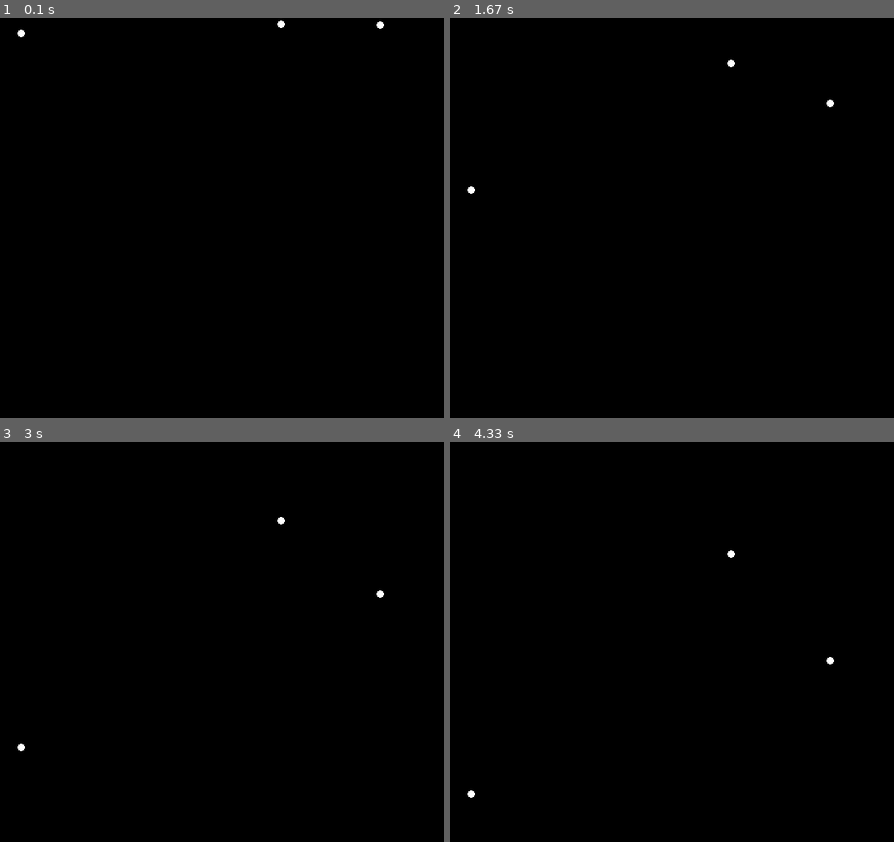
Above: before the commit, frames 1-4 (two rows, left to right).
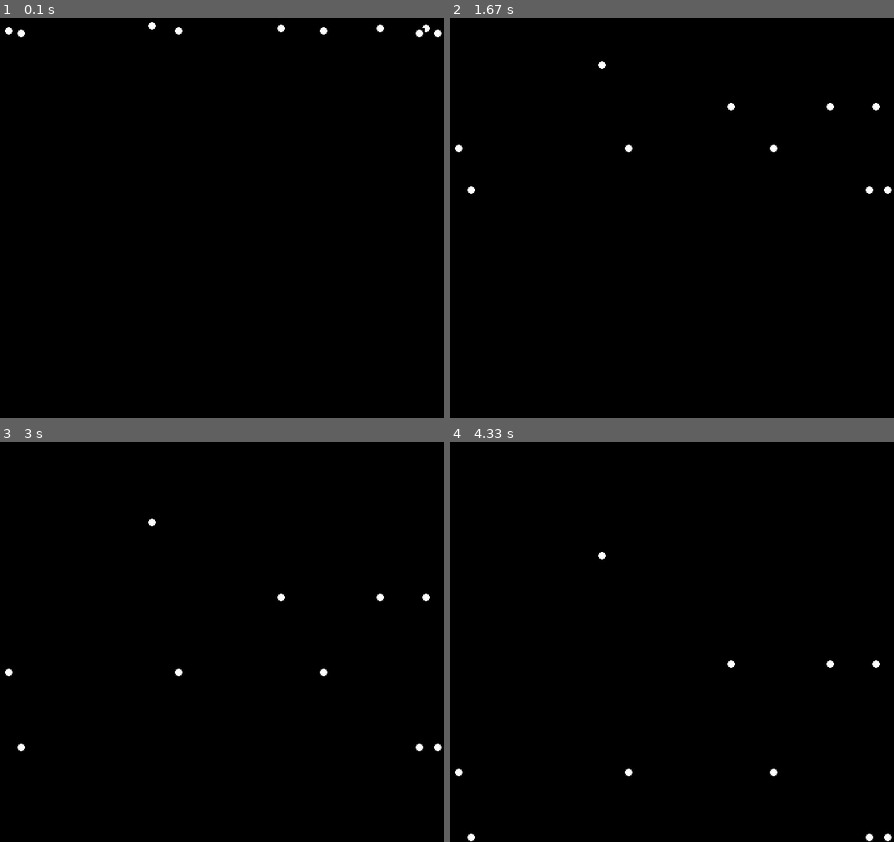
Above: after the commit, the same moments.

Repository: PaulAmbrose/TestPygameCode
Game: pygame game, started from snowWindow/files/main_many_flakes.py
Two runs of this game, one before a commit and one after it. Both use one fixed random seed, a clock stepped at 60 frames per second and the inputs below.
Inputs:
- Up to frame 1 (0.1 s): no input
- Up to frame 2 (1.67 s): no input
- Up to frame 3 (3 s): no input
- Up to frame 4 (4.33 s): no input

The runs differ from the first frame. In frame 1, 0.2% of the frame differs, in the area x 1-100%, y 0-5%; in frame 2, 0.2%; in frame 3, 0.2%; in frame 4, 0.3%, in the area x 1-100%, y 27-100%.

Commit message:
stopping at bottom

Diff:
--- a/snowWindow/files/flakes.py
+++ b/snowWindow/files/flakes.py
@@ -29,7 +29,7 @@
 
         # Choose a random speed between -4 and 4, but not zero
         # in both the x and y directions
-        speedsList = [-4, -3, -2, -1, 1, 2, 3, 4]
+        speedsList = [1, 2, 3, 4]
 
         #self.xSpeed = random.choice(speedsList)
         self.xSpeed = 0
@@ -38,11 +38,14 @@
 
     def update(self):
         # Check for hitting a wall.  If so, change that direction.
-        if (self.x < 0) or (self.x >= self.maxWidth):
-            self.xSpeed = -self.xSpeed
 
-        if (self.y < 0) or (self.y >= self.maxHeight):
-            self.ySpeed = -self.ySpeed
+        # if (self.x < 0) or (self.x >= self.maxWidth):
+        #    self.xSpeed = -self.xSpeed
+
+        # if (self.y < 0) or (self.y >= self.maxHeight):
+        #    self.ySpeed = -self.ySpeed
+        if self.y >= self.maxHeight:
+            self.ySpeed = 0
 
         # Update the flakes's x and y, using the speed in two directions
         self.x = self.x + self.xSpeed
--- a/snowWindow/files/main_many_flakes.py
+++ b/snowWindow/files/main_many_flakes.py
@@ -12,7 +12,7 @@
 WINDOW_WIDTH = 640
 WINDOW_HEIGHT = 480
 FRAMES_PER_SECOND = 30
-N_FLAKES = 3
+N_FLAKES = 10
 
 # 3 - Initialize the world
 pygame.init()
